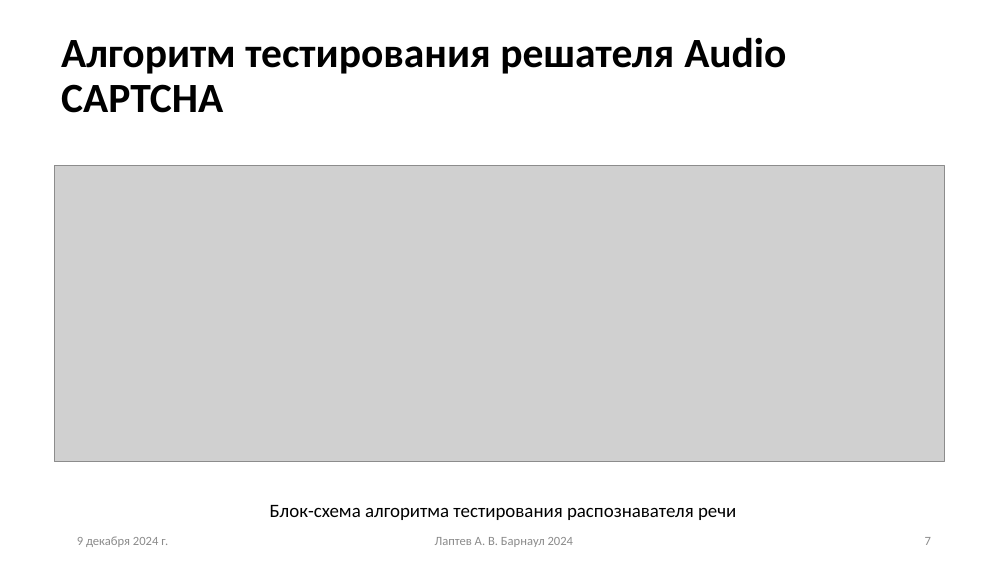
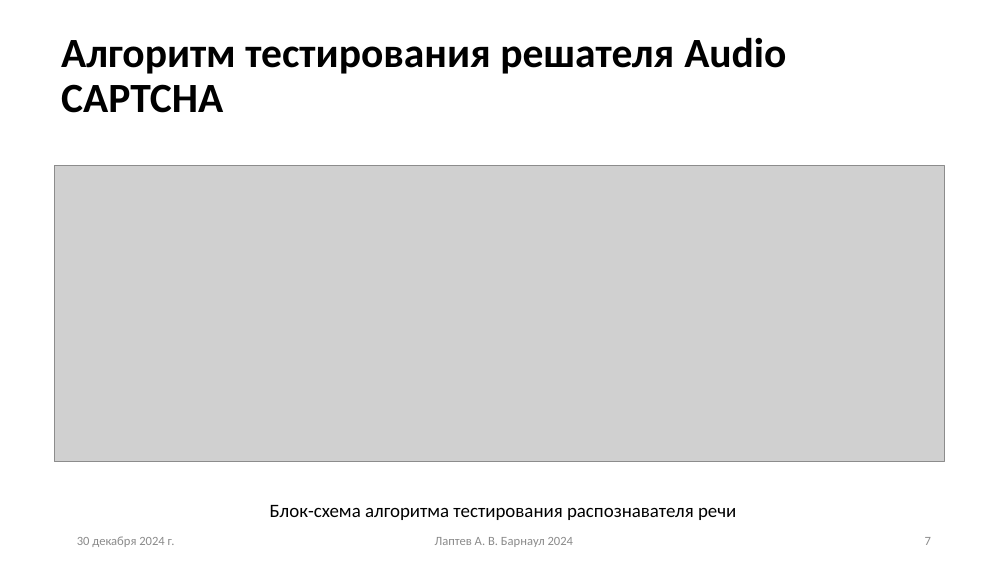
Before and after one commit to Alexxxander-Laptev/university_projects, a slide deck: slide 7 of 1_course_master/НИР (2 семестр)/Автоматизация решения CAPTCHA в аудиоформате.pptx. Drawn at 1008x567 pixels with LibreOffice and Linux fonts; fonts in the diff are those of the drawing; grey boxes stand for pictures. Boxes give left, top, right and bottom in pixels: in the first picture for what was removed or moved away, otherwise in the second. Text is boxed around its words. In the diff, an @@ line names an element or a change of style, - is before the commit and + after.

```diff
--- a/1_course_master/НИР (2 семестр)/Автоматизация решения CAPTCHA в аудиоформате.pptx
+++ b/1_course_master/НИР (2 семестр)/Автоматизация решения CAPTCHA в аудиоформате.pptx
@@ text at (77,536,175,547): text changed @@
-9 декабря 2024 г.
+30 декабря 2024 г.
```
Also in this commit, not shown: 7 other slides changed, 1 other file.
